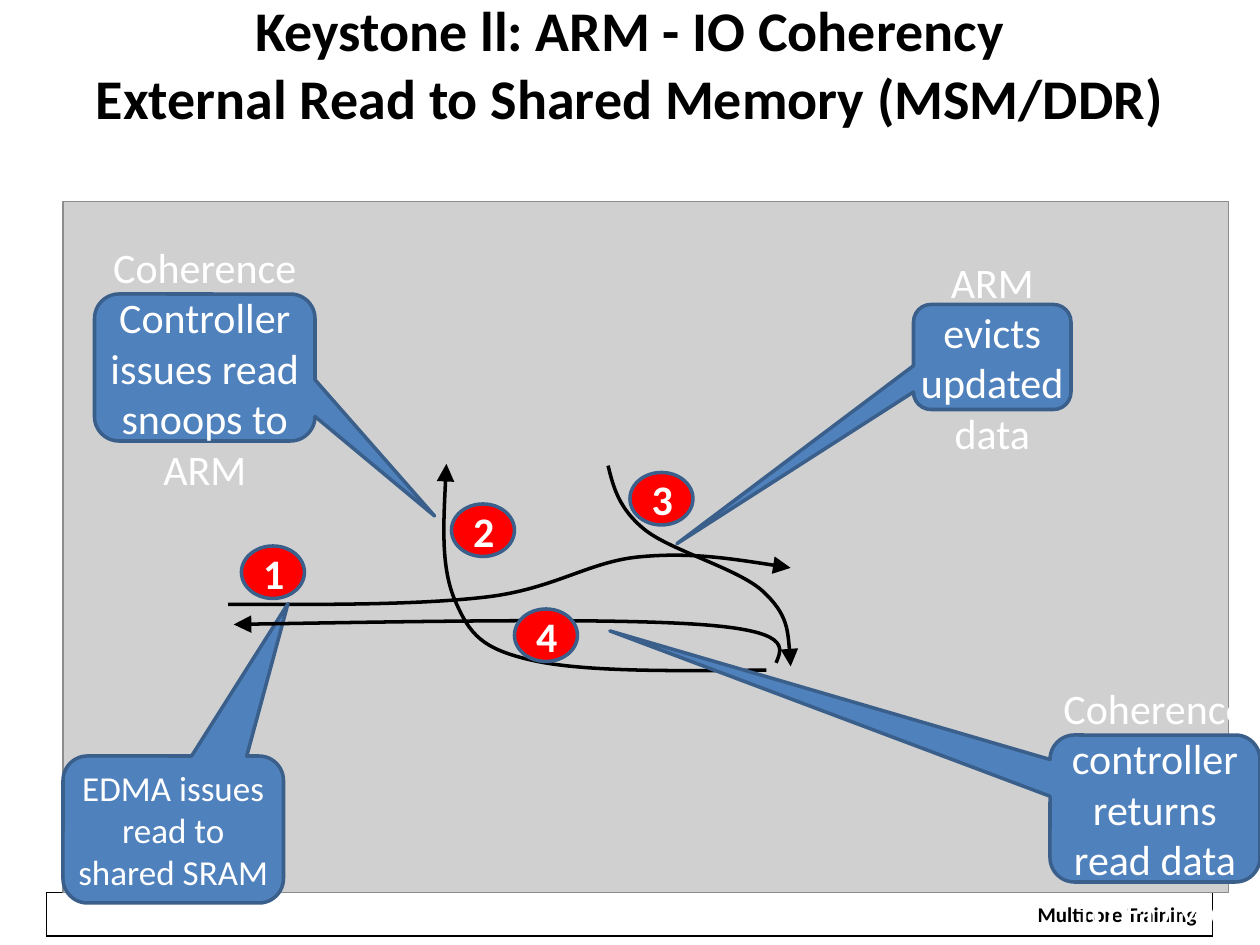
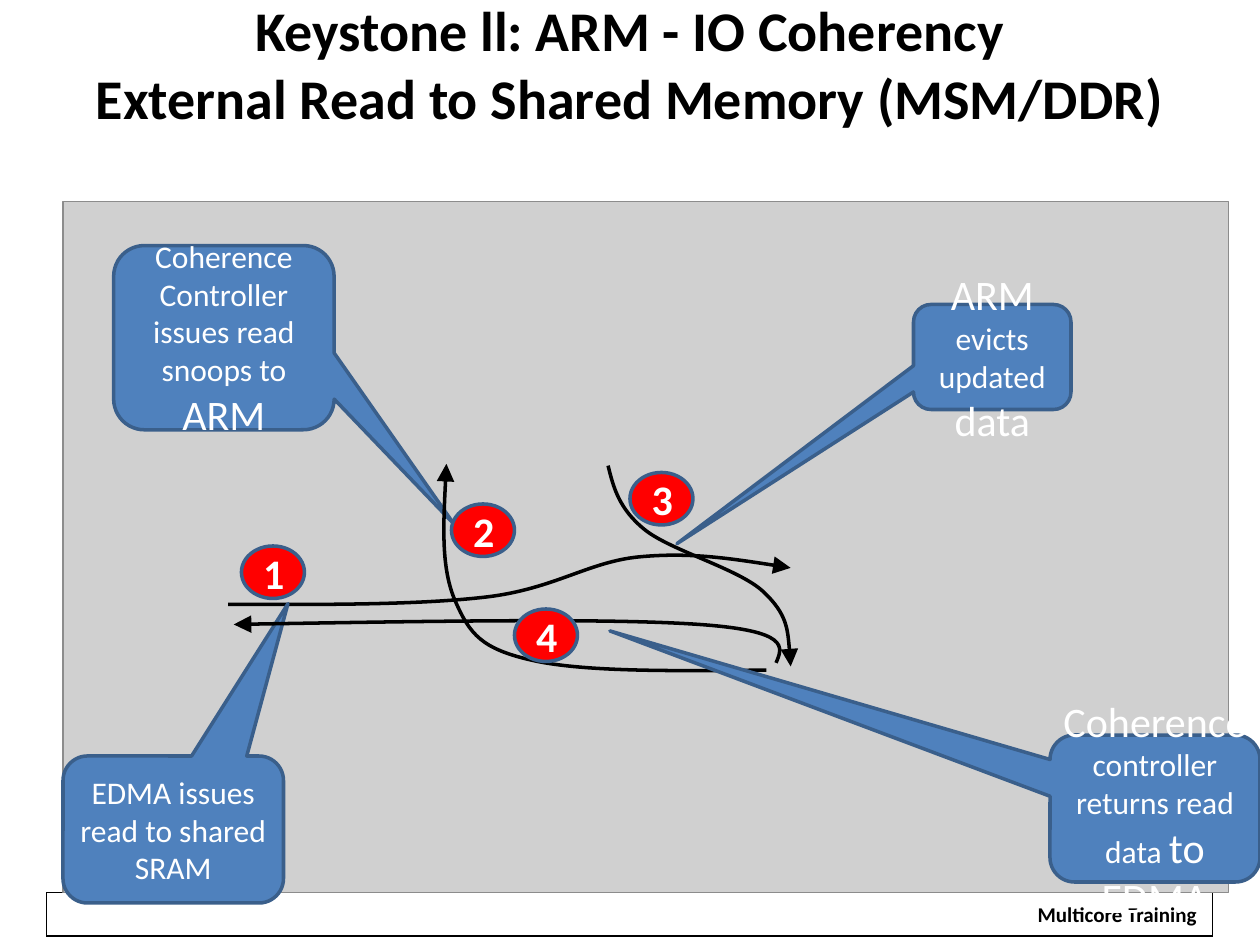
Before and after one commit to hari1989/keystone-workshop, a slide deck: slide 36 of preliminary/Working/presentations/KeyStoneII ARM Overview.pptx (slide 32 before the commit). Drawn at 1260x945 pixels with LibreOffice and Linux fonts; fonts in the diff are those of the drawing; grey boxes stand for pictures; background and template pictures are left out. Boxes give left, top, right and bottom in pixels: in the first picture for what was removed or moved away, otherwise in the second. Text is boxed around its words. In the diff, an @@ line names an element or a change of style, - is before the commit and + after.

```diff
--- a/preliminary/Working/presentations/KeyStoneII ARM Overview.pptx
+++ b/preliminary/Working/presentations/KeyStoneII ARM Overview.pptx
@@ rounded speech box "Coherence Controller issues read snoops ...": place and size @@
-rounded speech box "Coherence Controller issues read snoops ..." at [94,294,315,441]
+rounded speech box "Coherence Controller issues read snoops ..." at [113,246,334,430]
@@ rounded speech box "Coherence Controller issues read snoops ..." at [113,246,334,430]: size 24 to 18 pt @@
@@ rounded speech box "ARM evicts updated data" at [914,305,1071,410]: size 24 to 18 pt in "evicts updated" @@
@@ rounded speech box "Coherence controller returns read data ..." at [1050,735,1260,882]: size 24 to 18 pt in "controller returns read data" @@
@@ rounded speech box "EDMA issues read to shared ..." at [63,756,284,903]: size 20 to 18 pt @@
```
Also in this commit, not shown: 2 other slides changed, 4 slides added, 1 other file.
